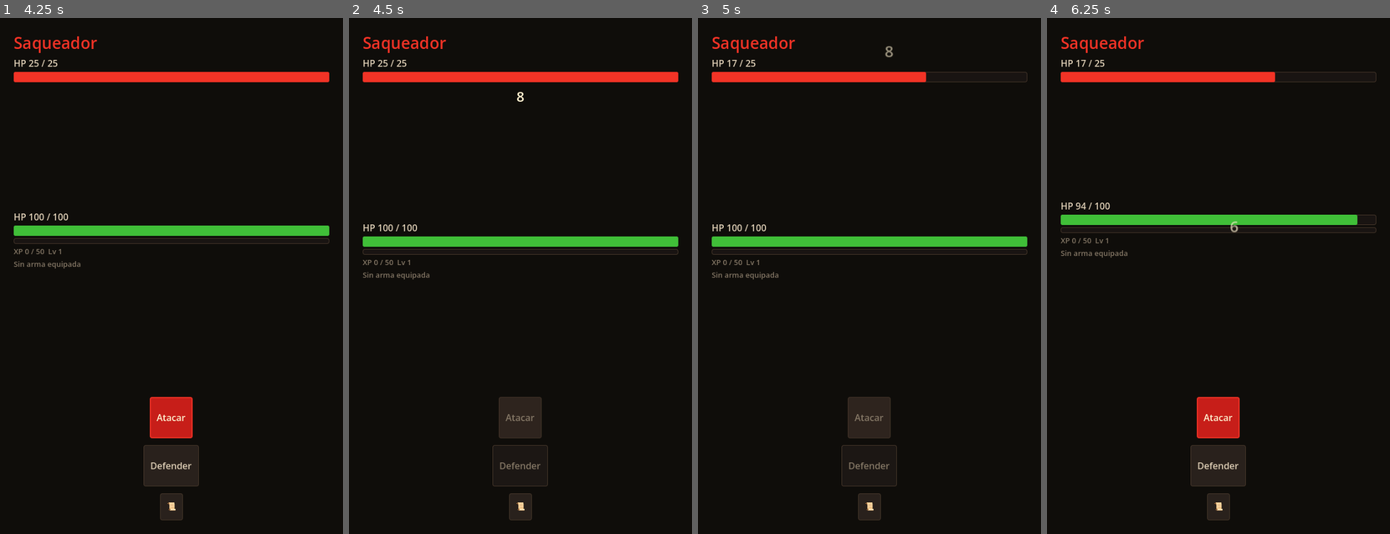
Above: before the commit, frames 1-4 (left to right).
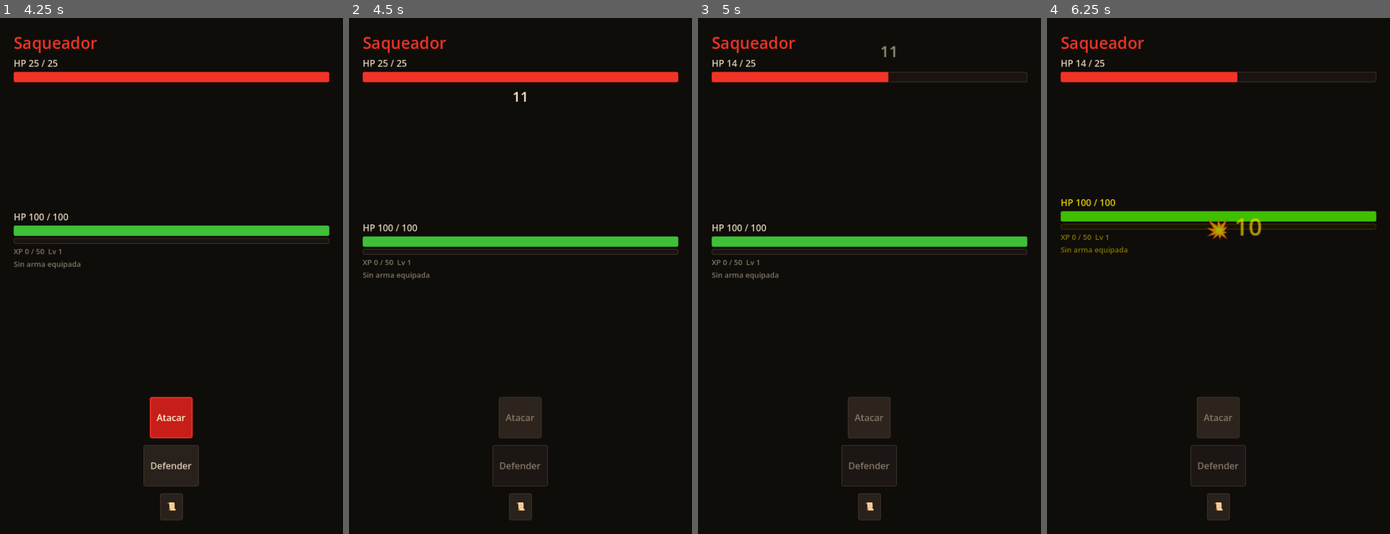
Above: after the commit, the same moments.

Repository: MirandaFrancoCBA/apocalypsheep
Game: Godot game, scene res://scenes/main_menu.tscn
The game is run twice, just before and just after one commit, with the same random seed, the same clock (stepped at 60 frames per second) and the same inputs. Sound files missing from this copy of the repository are replaced by a short silence.
Inputs (mouse positions are in pixels of both pictures, inside the frame that each line leads up to):
- Up to frame 1 (4.25 s): tap Enter at 0.5 s; move the mouse to (246, 250) at 0.52 s; click (246, 250) at 0.67 s; click "Eliminar" at 1.25 s; click "Equipar" at 2 s; click "<- Volver" at 2.75 s; click "🏙 Ciudad destruida Ruinas inf…" at 3.5 s
- Up to frame 2 (4.5 s): click "Atacar" at 4.25 s
- Up to frame 3 (5 s): no input
- Up to frame 4 (6.25 s): click "📜" at 5 s; click "✖ Cerrar" at 5.75 s

Frame 1 is identical in both runs. In frame 2, less than 0.1% of the frame differs, in the area x 48-52%, y 14-17%; in frame 3, 0.3%; in frame 4, 5.0%, in the area x 3-97%, y 8-88%.

Commit message:
Refactor: centralize combat balance configuration

Diff:
--- a/scripts/core/combat_system.gd
+++ b/scripts/core/combat_system.gd
@@ -3,8 +3,7 @@
 
 var rng = RandomNumberGenerator.new()
 
-const CRIT_CHANCE := 20
-const CRIT_MULTIPLIER := 2.0
+
 
 func _init():
 	rng.randomize()
@@ -25,7 +24,7 @@
 
 	var is_crit := _is_critical()
 	if is_crit:
-		damage = int(damage * CRIT_MULTIPLIER)
+		damage = int(damage * Constants.CRIT_MULTIPLIER)
 
 	# 🛡️ aplicar defensa del enemigo
 	damage = _apply_defense(enemy, damage)
@@ -58,7 +57,7 @@
 
 	var is_crit := _is_critical()
 	if is_crit:
-		damage = int(damage * CRIT_MULTIPLIER)
+		damage = int(damage * Constants.CRIT_MULTIPLIER)
 
 	# 🛡️ aplicar defensa del jugador
 	damage = _apply_defense(player, damage)
@@ -236,8 +235,8 @@
 func _apply_defense(target, damage: int) -> int:
 
 	if target.is_defending:
-		damage = int(damage * 0.5)
-		target.is_defending = false  # se consume
+		damage = int(damage * Constants.DEFENSE_MULTIPLIER)
+		target.is_defending = false
 
 	return max(damage, 0)
 
@@ -245,11 +244,15 @@
 # UTILS
 # ─────────────────────────────────────────
 func _calculate_damage(base: int) -> int:
-	var variation := int(base * 0.2)
-	return max(base + rng.randi_range(-variation, variation), 1)
+	var multiplier := rng.randf_range(
+		Constants.DAMAGE_VARIATION_MIN,
+		Constants.DAMAGE_VARIATION_MAX
+	)
+
+	return max(int(round(base * multiplier)), 1)
 
 func _is_critical() -> bool:
-	return rng.randi_range(1, 100) <= CRIT_CHANCE
+	return rng.randf() <= Constants.CRIT_CHANCE
 
 func _is_stunned(entity) -> bool:
 	for e in entity.effects:
--- a/scripts/managers/game_manager.gd
+++ b/scripts/managers/game_manager.gd
@@ -210,7 +210,10 @@
 # NIVEL
 # ─────────────────────────────────────────
 func calculate_xp_to_next(level: int) -> int:
-	return int(50 * pow(level, 1.5))
+	return int(
+		Constants.XP_BASE
+		* pow(level, Constants.XP_EXPONENT)
+	)
 
 func _level_up() -> void:
 
--- a/scripts/utils/constants.gd
+++ b/scripts/utils/constants.gd
@@ -60,7 +60,6 @@
 const POISON_DAMAGE := 4
 const BURN_DAMAGE := 5
 
-const STUN_CHANCE := 0.15
 
 # ─────────────────────────────────────────
 # LOOT — rarezas
